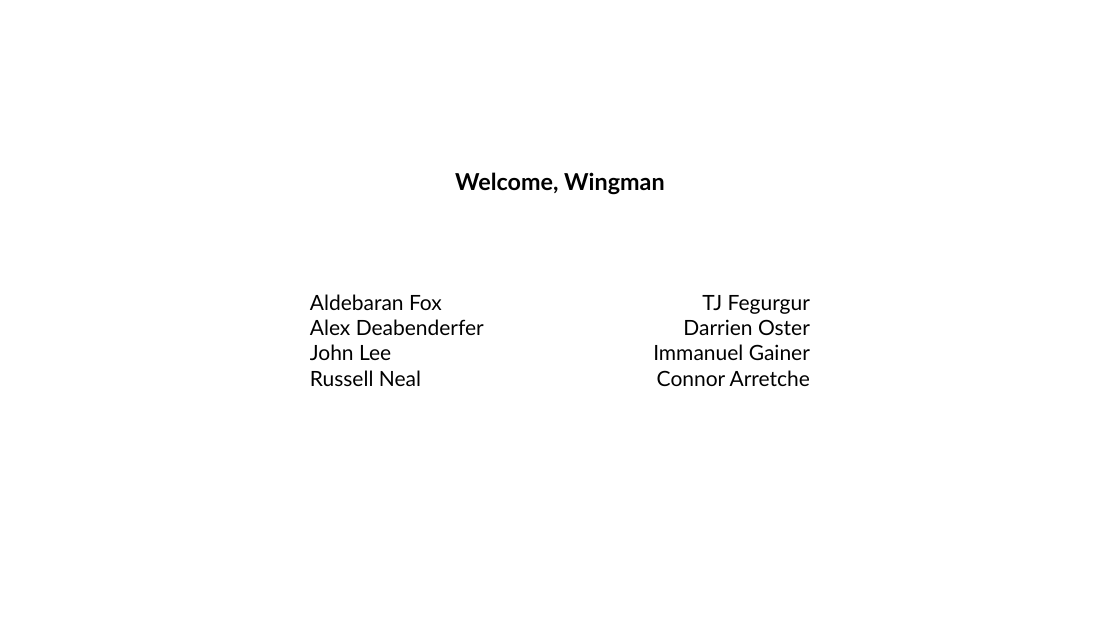
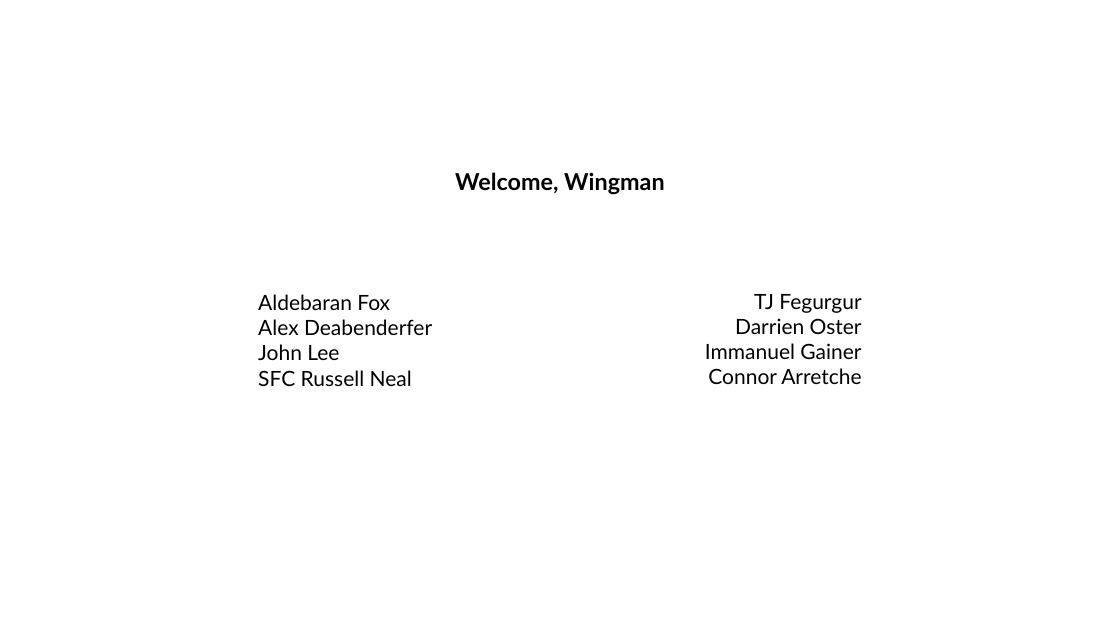
Before and after one commit to IslaChaos13/SDI-2026-Capstone, a slide deck: slide 1 of Presentation1.pptx. Drawn at 1120x630 pixels with LibreOffice and Linux fonts; fonts in the diff are those of the drawing. Boxes give left, top, right and bottom in pixels: in the first picture for what was removed or moved away, otherwise in the second. Text is boxed around its words. In the diff, an @@ line names an element or a change of style, - is before the commit and + after.

Commit message:
powerpoint update

```diff
--- a/Presentation1.pptx
+++ b/Presentation1.pptx
@@ text "Aldebaran Fox": place and size @@
-text "Aldebaran Fox" at (310,294,484,386)
+text "Aldebaran Fox" at (258,294,432,386)
@@ text "TJ Fegurgur": place and size @@
-text "TJ Fegurgur" at (653,295,810,386)
+text "TJ Fegurgur" at (705,294,862,384)
@@ text at (258,370,412,386): text changed @@
-Russell Neal
+SFC Russell Neal
```
Also in this commit, not shown: 2 slides added, 1 slide removed.
